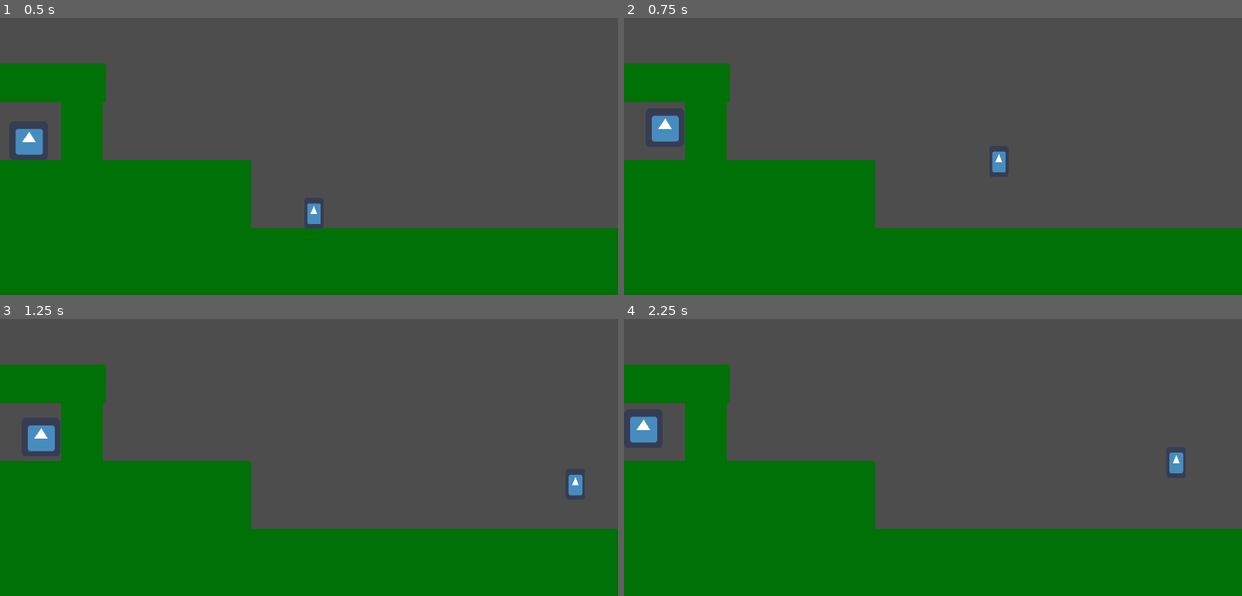
Above: before the commit, frames 1-4 (two rows, left to right).
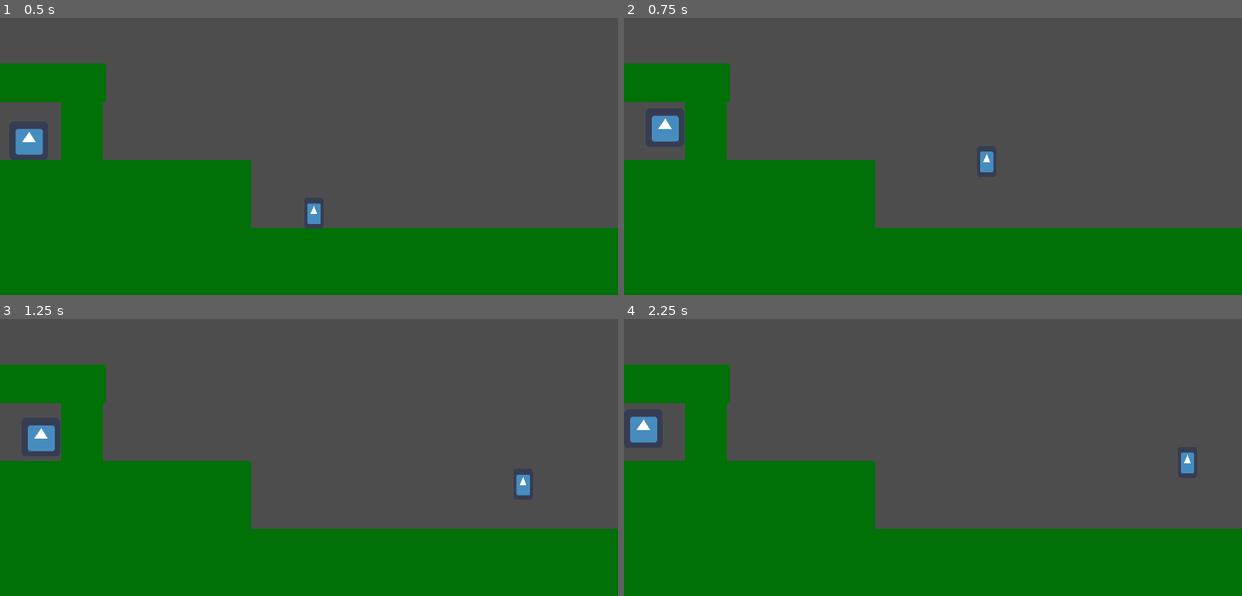
Above: after the commit, the same moments.

Repository: jokw1228/I-Wanna-Be-The-Um
Game: Godot game, scene res://Scenes/DemoScene.tscn
The game is run twice, just before and just after one commit, with the same random seed, the same clock (stepped at 60 frames per second) and the same inputs. The engine's default icon, where the game draws it, is replaced by a stand-in: a white triangle on a blue panel in a dark square.
Inputs:
- Up to frame 1 (0.5 s): no input
- Up to frame 2 (0.75 s): tap Enter at 0.5 s; hold Right (move_right) from 0.53 s (still down); tap Up (jump) at 0.6 s
- Up to frame 3 (1.25 s): keep holding Right (move_right); tap Up (jump) at 0.77, 1.07 s
- Up to frame 4 (2.25 s): tap Up (jump) at 1.35, 1.52, 1.82, 2.1 s; release Right (move_right) at 2.03 s; hold Left (move_left) from 2.03 s (still down)

Frame 1 is identical in both runs. In frame 2, 0.3% of the frame differs, in the area x 57-62%, y 48-56%; in frame 3, 0.3%, in the area x 83-95%, y 56-64%; in frame 4, 0.3%.

Commit message:
Player.gd 스크립트 생성

Diff:
--- a/Scenes/Player/Player.gd
+++ b/Scenes/Player/Player.gd
@@ -1 +1,321 @@
-extends PlatformerController2D
+extends CharacterBody2D
+
+class_name Player
+
+signal jumped(is_ground_jump: bool)
+signal hit_ground()
+
+
+# Set these to the name of your action (in the Input Map)
+## Name of input action to move left.
+@export var input_left : String = "move_left"
+## Name of input action to move right.
+@export var input_right : String = "move_right"
+## Name of input action to jump.
+@export var input_jump : String = "jump"
+
+
+const DEFAULT_MAX_JUMP_HEIGHT = 150
+const DEFAULT_MIN_JUMP_HEIGHT = 60
+const DEFAULT_DOUBLE_JUMP_HEIGHT = 100
+const DEFAULT_JUMP_DURATION = 0.3
+
+var _max_jump_height: float = DEFAULT_MAX_JUMP_HEIGHT
+## The max jump height in pixels (holding jump).
+@export var max_jump_height: float = DEFAULT_MAX_JUMP_HEIGHT:
+	get:
+		return _max_jump_height
+	set(value):
+		_max_jump_height = value
+
+		default_gravity = calculate_gravity(_max_jump_height, jump_duration)
+		jump_velocity = calculate_jump_velocity(_max_jump_height, jump_duration)
+		double_jump_velocity = calculate_jump_velocity2(double_jump_height, default_gravity)
+		release_gravity_multiplier = calculate_release_gravity_multiplier(
+				jump_velocity, min_jump_height, default_gravity)
+
+
+var _min_jump_height: float = DEFAULT_MIN_JUMP_HEIGHT
+## The minimum jump height (tapping jump).
+@export var min_jump_height: float = DEFAULT_MIN_JUMP_HEIGHT:
+	get:
+		return _min_jump_height
+	set(value):
+		_min_jump_height = value
+		release_gravity_multiplier = calculate_release_gravity_multiplier(
+				jump_velocity, min_jump_height, default_gravity)
+
+
+
+var _double_jump_height: float = DEFAULT_DOUBLE_JUMP_HEIGHT
+## The height of your jump in the air.
+@export var double_jump_height: float = DEFAULT_DOUBLE_JUMP_HEIGHT:
+	get:
+		return _double_jump_height
+	set(value):
+		_double_jump_height = value
+		double_jump_velocity = calculate_jump_velocity2(double_jump_height, default_gravity)
+
+
+var _jump_duration: float = DEFAULT_JUMP_DURATION
+## How long it takes to get to the peak of the jump in seconds.
+@export var jump_duration: float = DEFAULT_JUMP_DURATION:
+	get:
+		return _jump_duration
+	set(value):
+		_jump_duration = value
+
+		default_gravity = calculate_gravity(max_jump_height, jump_duration)
+		jump_velocity = calculate_jump_velocity(max_jump_height, jump_duration)
+		double_jump_velocity = calculate_jump_velocity2(double_jump_height, default_gravity)
+		release_gravity_multiplier = calculate_release_gravity_multiplier(
+				jump_velocity, min_jump_height, default_gravity)
+
+## Multiplies the gravity by this while falling.
+@export var falling_gravity_multiplier = 1.5
+## Amount of jumps allowed before needing to touch the ground again. Set to 2 for double jump.
+@export var max_jump_amount = 1
+@export var max_acceleration = 10000
+@export var friction = 20
+@export var can_hold_jump : bool = false
+## You can still jump this many seconds after falling off a ledge.
+@export var coyote_time : float = 0.1
+## Pressing jump this many seconds before hitting the ground will still make you jump.
+## Only neccessary when can_hold_jump is unchecked.
+@export var jump_buffer : float = 0.1
+
+
+# These will be calcualted automatically
+# Gravity will be positive if it's going down, and negative if it's going up
+var default_gravity : float
+var jump_velocity : float
+var double_jump_velocity : float
+# Multiplies the gravity by this when we release jump
+var release_gravity_multiplier : float
+
+
+var jumps_left : int
+var holding_jump := false
+
+enum JumpType {NONE, GROUND, AIR}
+## The type of jump the player is performing. Is JumpType.NONE if they player is on the ground.
+var current_jump_type: JumpType = JumpType.NONE
+
+# Used to detect if player just hit the ground
+var _was_on_ground: bool
+
+var acc = Vector2()
+
+# coyote_time and jump_buffer must be above zero to work. Otherwise, godot will throw an error.
+@onready var is_coyote_time_enabled = coyote_time > 0
+@onready var is_jump_buffer_enabled = jump_buffer > 0
+@onready var coyote_timer = Timer.new()
+@onready var jump_buffer_timer = Timer.new()
+
+
+func _init():
+	default_gravity = calculate_gravity(max_jump_height, jump_duration)
+	jump_velocity = calculate_jump_velocity(max_jump_height, jump_duration)
+	double_jump_velocity = calculate_jump_velocity2(double_jump_height, default_gravity)
+	release_gravity_multiplier = calculate_release_gravity_multiplier(
+			jump_velocity, min_jump_height, default_gravity)
+
+
+func _ready():
+	if is_coyote_time_enabled:
+		add_child(coyote_timer)
+		coyote_timer.wait_time = coyote_time
+		coyote_timer.one_shot = true
+
+	if is_jump_buffer_enabled:
+		add_child(jump_buffer_timer)
+		jump_buffer_timer.wait_time = jump_buffer
+		jump_buffer_timer.one_shot = true
+
+
+func _input(_event):
+	acc.x = 0
+	if Input.is_action_pressed(input_left):
+		acc.x = -max_acceleration
+
+	if Input.is_action_pressed(input_right):
+		acc.x = max_acceleration
+
+	if Input.is_action_just_pressed(input_jump):
+		holding_jump = true
+		start_jump_buffer_timer()
+		if (not can_hold_jump and can_ground_jump()) or can_double_jump():
+			jump()
+
+	if Input.is_action_just_released(input_jump):
+		holding_jump = false
+
+
+func _physics_process(delta):
+	if is_coyote_timer_running() or current_jump_type == JumpType.NONE:
+		jumps_left = max_jump_amount
+	if is_feet_on_ground() and current_jump_type == JumpType.NONE:
+		start_coyote_timer()
+
+	# Check if we just hit the ground this frame
+	if not _was_on_ground and is_feet_on_ground():
+		current_jump_type = JumpType.NONE
+		if is_jump_buffer_timer_running() and not can_hold_jump:
+			jump()
+
+		hit_ground.emit()
+
+
+	# Cannot do this in _input because it needs to be checked every frame
+	if Input.is_action_pressed(input_jump):
+		if can_ground_jump() and can_hold_jump:
+			jump()
+
+	var gravity = apply_gravity_multipliers_to(default_gravity)
+	acc.y = gravity
+
+	# Apply friction
+	velocity.x *= 1 / (1 + (delta * friction))
+	velocity += acc * delta
+
+
+	_was_on_ground = is_feet_on_ground()
+	move_and_slide()
+
+
+## Use this instead of coyote_timer.start() to check if the coyote_timer is enabled first
+func start_coyote_timer():
+	if is_coyote_time_enabled:
+		coyote_timer.start()
+
+## Use this instead of jump_buffer_timer.start() to check if the jump_buffer is enabled first
+func start_jump_buffer_timer():
+	if is_jump_buffer_enabled:
+		jump_buffer_timer.start()
+
+## Use this instead of `not coyote_timer.is_stopped()`. This will always return false if
+## the coyote_timer is disabled
+func is_coyote_timer_running():
+	if (is_coyote_time_enabled and not coyote_timer.is_stopped()):
+		return true
+
+	return false
+
+## Use this instead of `not jump_buffer_timer.is_stopped()`. This will always return false if
+## the jump_buffer_timer is disabled
+func is_jump_buffer_timer_running():
+	if is_jump_buffer_enabled and not jump_buffer_timer.is_stopped():
+		return true
+
+	return false
+
+
+func can_ground_jump() -> bool:
+	if jumps_left > 0 and current_jump_type == JumpType.NONE and is_feet_on_ground():
+		return true
+	elif is_coyote_timer_running():
+		return true
+
+	return false
+
+
+func can_double_jump():
+	if jumps_left <= 1 and jumps_left == max_jump_amount:
+		# Special case where you've fallen off a cliff and only have 1 jump. You cannot use your
+		# first jump in the air
+		return false
+
+	if jumps_left > 0 and not is_feet_on_ground() and coyote_timer.is_stopped():
+		return true
+
+	return false
+
+
+## Same as is_on_floor(), but also returns true if gravity is reversed and you are on the ceiling
+func is_feet_on_ground():
+	if is_on_floor() and default_gravity >= 0:
+		return true
+	if is_on_ceiling() and default_gravity <= 0:
+		return true
+
+	return false
+
+
+## Perform a ground jump, or a double jump if the character is in the air.
+func jump():
+	if can_ground_jump():
+		ground_jump()
+	elif can_double_jump():
+		double_jump()
+
+
+## Perform a double jump without checking if the player is able to.
+func double_jump():
+	if jumps_left == max_jump_amount:
+		# Your first jump must be used when on the ground.
+		# If your first jump is used in the air, an additional jump will be taken away.
+		jumps_left -= 1
+
+	velocity.y = -double_jump_velocity
+	current_jump_type = JumpType.AIR
+	jumps_left -= 1
+	jumped.emit(false)
+
+
+## Perform a ground jump without checking if the player is able to.
+func ground_jump():
+	velocity.y = -jump_velocity
+	current_jump_type = JumpType.GROUND
+	jumps_left -= 1
+	coyote_timer.stop()
+	jumped.emit(true)
+
+
+func apply_gravity_multipliers_to(gravity) -> float:
+	if velocity.y * sign(default_gravity) > 0: # If we are falling
+		gravity *= falling_gravity_multiplier
+
+	# if we released jump and are still rising
+	elif velocity.y * sign(default_gravity) < 0:
+		if not holding_jump:
+			if not current_jump_type == JumpType.AIR: # Always jump to max height when we are using a double jump
+				gravity *= release_gravity_multiplier # multiply the gravity so we have a lower jump
+
+
+	return gravity
+
+
+## Calculates the desired gravity from jump height and jump duration.  [br]
+## Formula is from [url=https://www.youtube.com/watch?v=hG9SzQxaCm8]this video[/url]
+func calculate_gravity(p_max_jump_height, p_jump_duration):
+	return (2 * p_max_jump_height) / pow(p_jump_duration, 2)
+
+
+## Calculates the desired jump velocity from jump height and jump duration.
+func calculate_jump_velocity(p_max_jump_height, p_jump_duration):
+	return (2 * p_max_jump_height) / (p_jump_duration)
+
+
+## Calculates jump velocity from jump height and gravity.  [br]
+## Formula from
+## [url]https://sciencing.com/acceleration-velocity-distance-7779124.html#:~:text=in%20every%20step.-,Starting%20from%3A,-v%5E2%3Du[/url]
+func calculate_jump_velocity2(p_max_jump_height, p_gravity):
+	return sqrt(abs(2 * p_gravity * p_max_jump_height)) * sign(p_max_jump_height)
+
+
+## Calculates the gravity when the key is released based off the minimum jump height and jump velocity.  [br]
+## Formula is from [url]https://sciencing.com/acceleration-velocity-distance-7779124.html[/url]
+func calculate_release_gravity_multiplier(p_jump_velocity, p_min_jump_height, p_gravity):
+	var release_gravity = pow(p_jump_velocity, 2) / (2 * p_min_jump_height)
+	return release_gravity / p_gravity
+
+
+## Returns a value for friction that will hit the max speed after 90% of time_to_max seconds.  [br]
+## Formula from [url]https://www.reddit.com/r/gamedev/comments/bdbery/comment/ekxw9g4/?utm_source=share&utm_medium=web2x&context=3[/url]
+func calculate_friction(time_to_max):
+	return 1 - (2.30259 / time_to_max)
+
+
+## Formula from [url]https://www.reddit.com/r/gamedev/comments/bdbery/comment/ekxw9g4/?utm_source=share&utm_medium=web2x&context=3[/url]
+func calculate_speed(p_max_speed, p_friction):
+	return (p_max_speed / p_friction) - p_max_speed
--- a/Scenes/Player/Player.tscn
+++ b/Scenes/Player/Player.tscn
@@ -10,6 +10,7 @@
 [node name="Player" type="CharacterBody2D"]
 script = ExtResource("1_r2ilq")
 max_jump_amount = 2
+max_acceleration = 8000
 
 [node name="CollisionShape2D" type="CollisionShape2D" parent="."]
 shape = SubResource("CapsuleShape2D_vmrs7")
